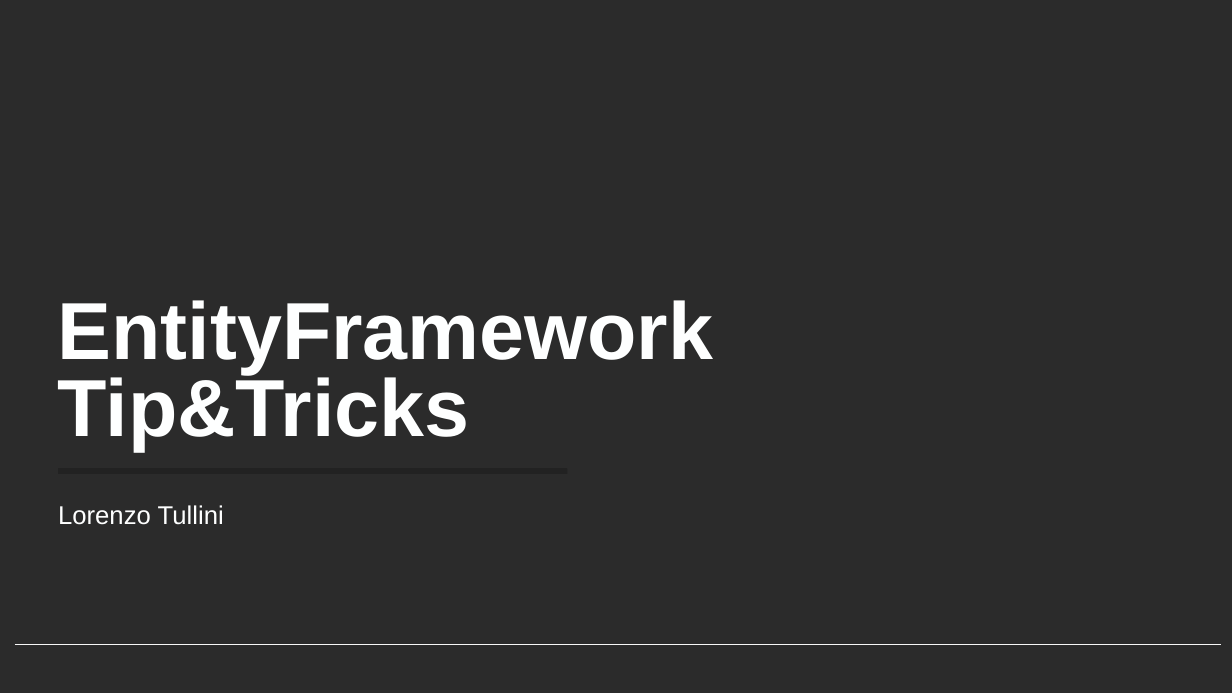
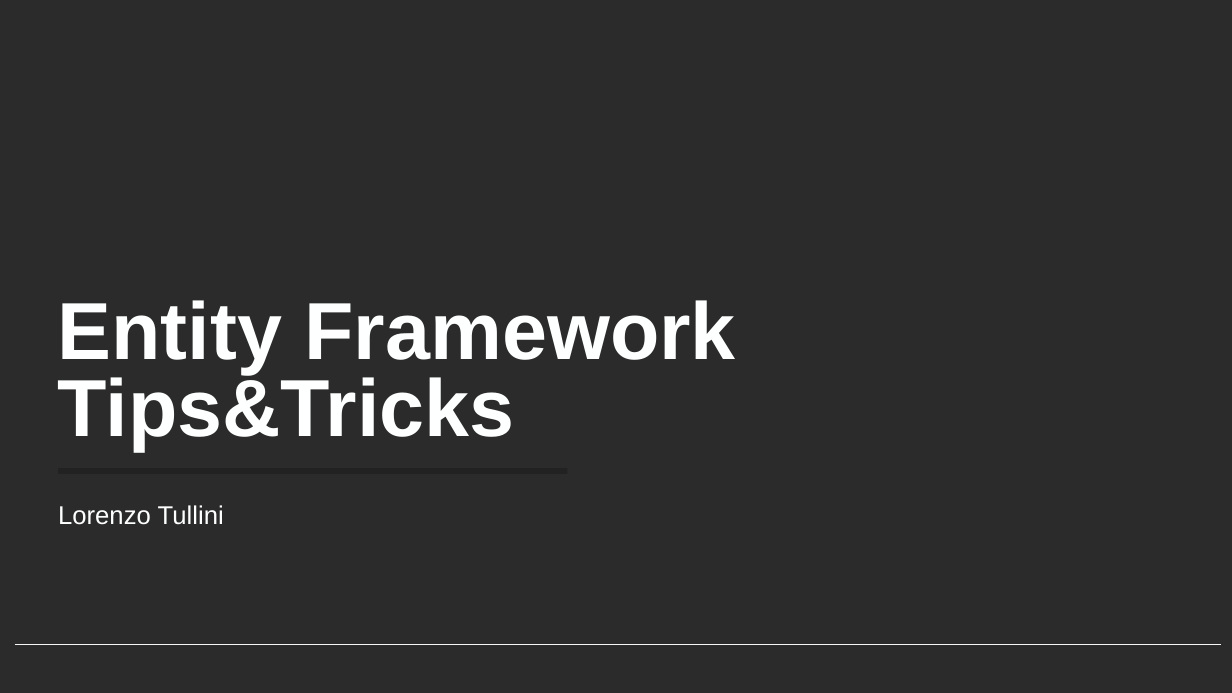
Before and after one commit to LorenzoTulliniSacmi/entity_framework_tips_and_tricks, a slide deck: slide 1 of EntityFramework tip&tricks.pptx. Drawn at 1232x693 pixels with LibreOffice and Linux fonts; fonts in the diff are those of the drawing; background and template pictures are left out; a plain dark background stands for a picture behind light text. Boxes give left, top, right and bottom in pixels: in the first picture for what was removed or moved away, otherwise in the second. Text is boxed around its words. In the diff, an @@ line names an element or a change of style, - is before the commit and + after.

```diff
--- a/EntityFramework tip&tricks.pptx
+++ b/EntityFramework tip&tricks.pptx
@@ title at box(58, 300, 736, 451): text changed @@
-EntityFramework Tip&Tricks
+Entity Framework Tips&Tricks
```
Also in this commit, not shown: 1 other slide changed, 4 slides added.
